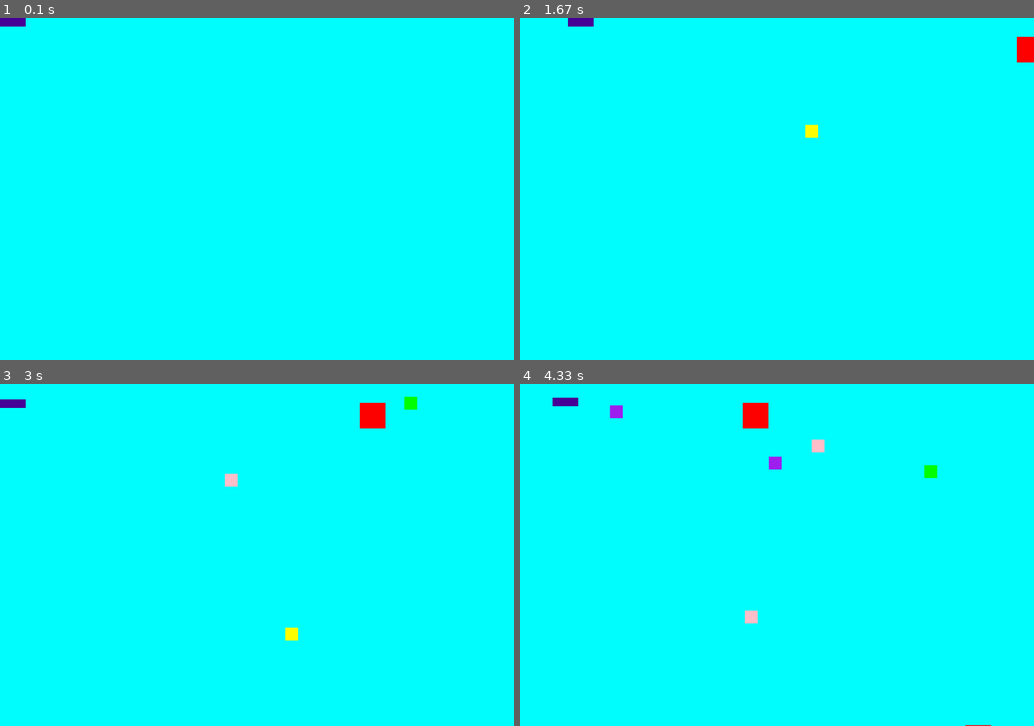
Above: before the commit, frames 1-4 (two rows, left to right).
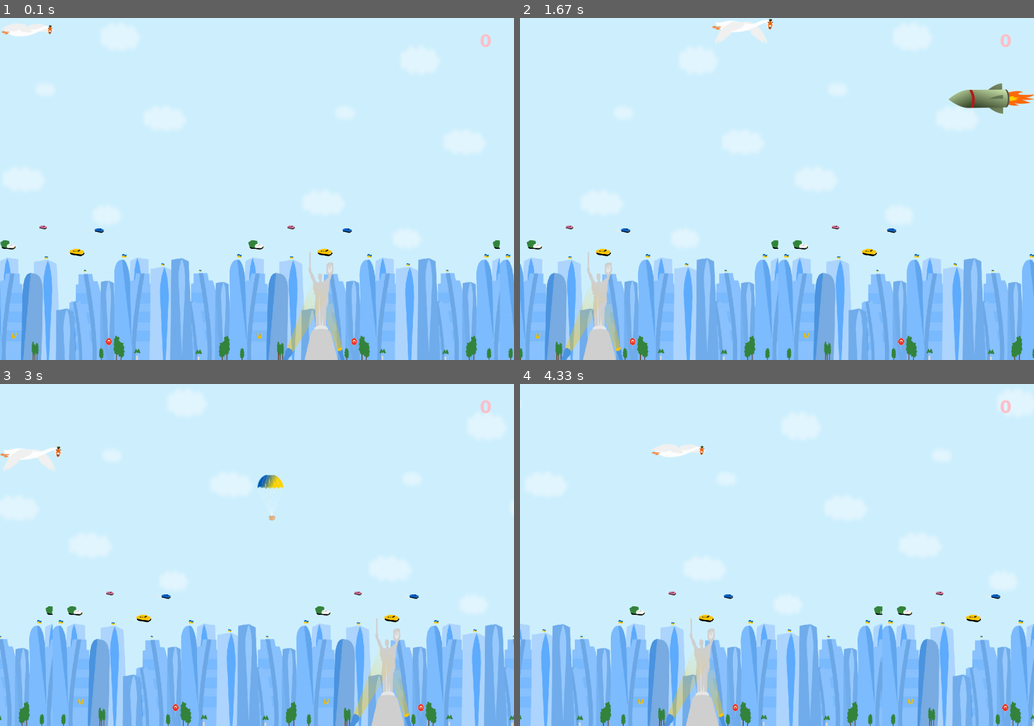
Above: after the commit, the same moments.

Repository: Michael-Kiniaiev/py-game
Game: pygame game, started from main.py
Two runs of this game, one before a commit and one after it. Both use one fixed random seed, a clock stepped at 60 frames per second and the inputs below.
Inputs:
- Up to frame 1 (0.1 s): no input
- Up to frame 2 (1.67 s): hold Right 0.33-0.8 s; hold Up 0.83-1.13 s; hold Right 1.17-1.63 s
- Up to frame 3 (3 s): hold Left 1.67-2.2 s; hold Down 2.23-2.53 s; hold Left 2.57-2.97 s
- Up to frame 4 (4.33 s): hold Up 3-3.37 s; hold Right 3.4-4.03 s; hold Down from 4.07 s (still down)

The runs differ from the first frame. In frame 1, 100% of the frame differs, in the area x 0-100%, y 0-100%; in frame 2, 100%; in frame 3, 100%; in frame 4, 100%.

Commit message:
add visualisation & score

Diff:
--- a/main.py
+++ b/main.py
@@ -1,5 +1,6 @@
 import random
 import pygame
+import os
 from pygame.constants import QUIT, K_DOWN, K_UP, K_LEFT, K_RIGHT
 
 pygame.init()
@@ -9,48 +10,59 @@
 HEIGHT = 800
 WIDTH = 1200
 
+FONT = pygame.font.SysFont('Verdana', 40, True)
+
 COLOR_PLAYER = (72, 0, 151)
 COLOR_DISPLAY = (1, 255, 255)
 COLOR_ENEMIES = (255, 0, 0)
+score_colors_list = ('yellow', 'green', 'purple', 'gold', 'pink', )
+COLOR_SCORE = (random.choice(score_colors_list))
 
 CREATE_ENEMY = pygame.USEREVENT +1
 CREATE_BONUS = pygame.USEREVENT +2
+CHANGE_IMAGE = pygame.USEREVENT +3
 
 pygame.time.set_timer(CREATE_ENEMY, 1500)
-pygame.time.set_timer(CREATE_BONUS, 500)
+pygame.time.set_timer(CREATE_BONUS, 2500)
+pygame.time.set_timer(CHANGE_IMAGE, 250)
 
 main_display = pygame.display.set_mode((WIDTH, HEIGHT))
 
-player_size = (60, 20)
-player = pygame.Surface(player_size)
-player.fill(COLOR_PLAYER)
+bg = pygame.transform.scale(pygame.image.load('py-game/background.png'), (WIDTH, HEIGHT))
+bg_X1 = 0
+bg_X2 = bg.get_width()
+bg_move = 3
+
+IMAGE_PATH = "py-game/goose"
+PLAYER_IMAGES = os.listdir(IMAGE_PATH)
+
+player_size = (10, 10)
+player = pygame.image.load('py-game/player.png').convert_alpha()
 player_rect = player.get_rect()
-player_move_down = [0, 1]
-player_move_up = [-0, -1]
-player_move_right = [1, 0]
-player_move_left = [-1, -0]
+player_move_down = [0, 4]
+player_move_up = [-0, -4]
+player_move_right = [4, 0]
+player_move_left = [-4, -0]
 
 def create_enemy():
-    enemy_size = (60, 60)
-    enemy = pygame.Surface(enemy_size)
-    enemy.fill(COLOR_ENEMIES)
-    enemy_rect = pygame.Rect(WIDTH, random.randint(0, HEIGHT), *enemy_size)
-    enemy_move = [random.randint(-3, -1), 0]
+    enemy_size = (10, 10)
+    enemy = pygame.image.load('py-game/enemy.png').convert_alpha()
+    enemy_rect = pygame.Rect(WIDTH, random.randint(100, 700), *enemy_size)
+    enemy_move = [random.randint(-18, -6), random.randint(-2, 2)]
     return [enemy, enemy_rect, enemy_move]
 
 def create_bonus():
-    bonus_colors_list = ('yellow', 'green', 'purple', 'gold', 'pink',)
-    COLOR_BONUS = (random.choice(bonus_colors_list))
-    bonus_size = (30, 30)
-    bonus = pygame.Surface(bonus_size)
-    bonus.fill(COLOR_BONUS)
-    bonus_rect = pygame.Rect(random.randint(0, WIDTH), -30, *bonus_size)
-    bonus_move = [0, random.randint(0, 2)]
+    bonus_size = (10, 10)
+    bonus = pygame.image.load('py-game/bonus.png').convert_alpha()
+    bonus_rect = pygame.Rect(random.randint(100, 1000), -30, *bonus_size)
+    bonus_move = [random.randint(-3, 1), random.randint(4, 8)]
     return [bonus, bonus_rect, bonus_move]
 
 playing = True
+score = 0
 enemies = []
 bonus_list = []
+player_image_index = 0
 
 while playing:
     FPS.tick(220)
@@ -62,8 +74,23 @@
             enemies.append(create_enemy())
         if event.type == CREATE_BONUS:
             bonus_list.append(create_bonus())
+        if event.type == CHANGE_IMAGE:
+            player = pygame.image.load(os.path.join(IMAGE_PATH, PLAYER_IMAGES[player_image_index]))
+            player_image_index += 1
+        if player_image_index >= len(PLAYER_IMAGES):
+            player_image_index = 0
 
-    main_display.fill(COLOR_DISPLAY)
+    bg_X1 -= bg_move
+    bg_X2 -= bg_move
+
+    if bg_X1 < -bg.get_width():
+        bg_X1 = bg.get_width()
+
+    if bg_X2 < -bg.get_width():
+        bg_X2 = bg.get_width()
+
+    main_display.blit(bg, (bg_X1, 0))
+    main_display.blit(bg, (bg_X2, 0))
 
     keys = pygame.key.get_pressed()
 
@@ -80,10 +107,18 @@
         enemy[1] = enemy[1].move(enemy[2])
         main_display.blit(enemy[0], enemy[1])
 
+        if player_rect.colliderect(enemy[1]):
+            playing = False
+
     for bonus in bonus_list:
         bonus[1] = bonus[1].move(bonus[2])
         main_display.blit(bonus[0], bonus[1])
 
+        if player_rect.colliderect(bonus[1]):
+            score += 1
+            bonus_list.pop(bonus_list.index(bonus))
+
+    main_display.blit(FONT.render(str(score), True, COLOR_SCORE), (WIDTH -80, 30))
     main_display.blit(player, player_rect)
 
     pygame.display.flip()
Binary file added: background.png
Binary file added: bonus.png
Binary file added: enemy.png
Binary file added: goose/1-1.png
Binary file added: goose/1-2.png
Binary file added: goose/1-3.png
Binary file added: goose/1-4.png
Binary file added: goose/1-5.png
Binary file added: player.png
